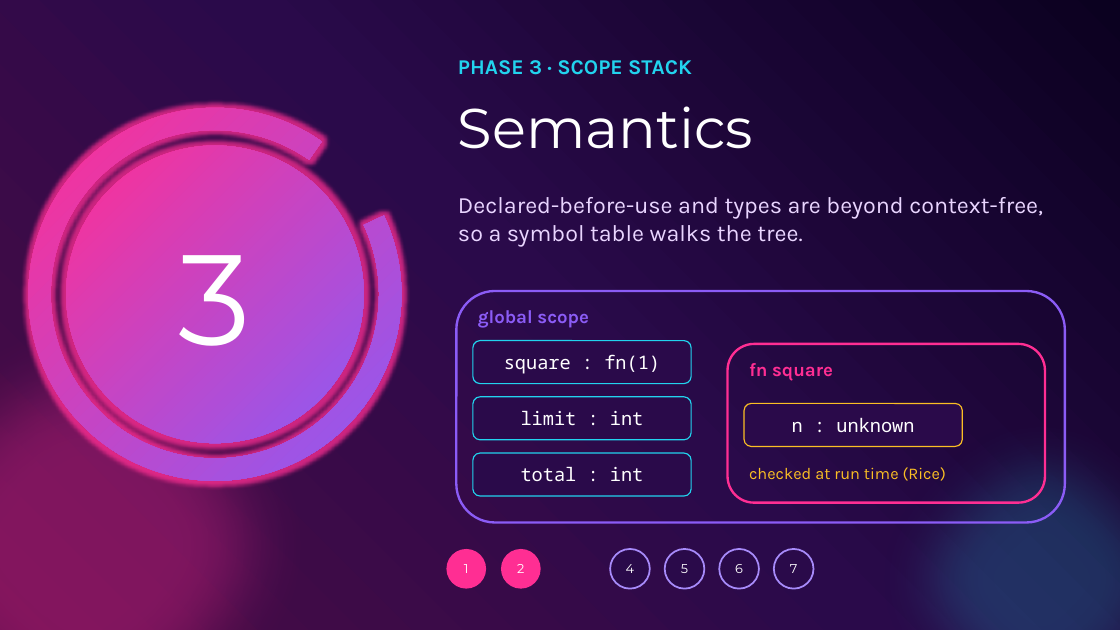
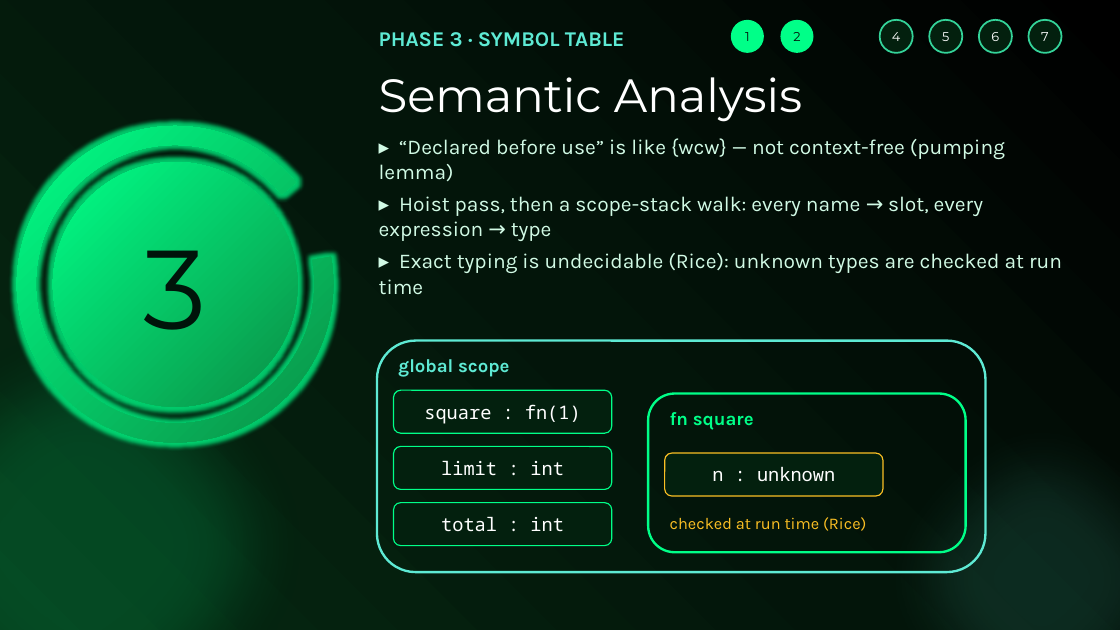
Before and after one commit to OrangeSorbet/Ouroboros, a slide deck: slide 11 of docs/Ouroboros_TOC_Endsem.pptx (slide 6 before the commit). Drawn at 1120x630 pixels with LibreOffice and Linux fonts; fonts in the diff are those of the drawing. Boxes give left, top, right and bottom in pixels: in the first picture for what was removed or moved away, otherwise in the second. Text is boxed around its words. In the diff, an @@ line names an element or a change of style, - is before the commit and + after.

```diff
--- a/docs/Ouroboros_TOC_Endsem.pptx
+++ b/docs/Ouroboros_TOC_Endsem.pptx
@@ background gradient #0B0120 to #2A0A4A to #4C0B45 to gradient #000000 to #03150A to #062A12 @@
@@ ellipse "1" resized from (x1=446, y1=549, x2=486, y2=589) to (x1=731, y1=20, x2=764, y2=53) @@
@@ ellipse "1" at (x1=731, y1=20, x2=764, y2=53): text colour #FFFFFF to #00140A; fill #FF2E93 to #00FF88 @@
@@ ellipse "2" at (x1=781, y1=20, x2=813, y2=53): text colour #FFFFFF to #00140A; fill #FF2E93 to #00FF88 @@
@@ ellipse "2" resized from (x1=501, y1=549, x2=540, y2=589) to (x1=781, y1=20, x2=813, y2=53) @@
@@ ellipse "4" resized from (x1=610, y1=549, x2=649, y2=589) to (x1=880, y1=20, x2=912, y2=53) @@
@@ ellipse "5" resized from (x1=665, y1=549, x2=704, y2=589) to (x1=929, y1=20, x2=962, y2=53) @@
@@ ellipse "6" resized from (x1=719, y1=549, x2=759, y2=589) to (x1=979, y1=20, x2=1012, y2=53) @@
@@ fill #2A0A4A to #03200E; outline #A78BFA 1.5 pt to #34D399 1.5 pt in 4 elements at (x1=880, y1=20, x2=912, y2=53), (x1=929, y1=20, x2=962, y2=53), (x1=979, y1=20, x2=1012, y2=53), (x1=1028, y1=20, x2=1061, y2=53) @@
@@ ellipse "7" resized from (x1=774, y1=549, x2=813, y2=589) to (x1=1028, y1=20, x2=1061, y2=53) @@
@@ text added at (x1=379, y1=32, x2=625, y2=47), 18 pt, text #5EEAD4, bold @@
+PHASE 3 · SYMBOL TABLE
@@ text added at (x1=379, y1=77, x2=802, y2=122), 40 pt, text #FFFFFF @@
+Semantic Analysis
@@ text removed at (x1=458, y1=60, x2=692, y2=75) @@
-PHASE 3 · SCOPE STACK
@@ text removed at (x1=458, y1=106, x2=753, y2=149) @@
-Semantics
@@ arch (boxed as its full ring) resized from (x1=29, y1=108, x2=402, y2=481) to (x1=17, y1=126, x2=334, y2=443) @@
@@ arch (boxed as its full ring) at (x1=17, y1=126, x2=334, y2=443): fill gradient #FF2E93 to #8B5CF6 to gradient #00FF88 to #0B8F45; proportions changed @@
@@ text added at (x1=379, y1=138, x2=1062, y2=295), 18 pt, text #D1FAE5 @@
+▸ “Declared before use” is like {wcw} — not context-free (pumping lemma)
+▸ Hoist pass, then a scope-stack walk: every name → slot, every expression → type
+▸ Exact typing is undecidable (Rice): unknown types are checked at run time
@@ ellipse "3" resized from (x1=66, y1=145, x2=364, y2=443) to (x1=53, y1=162, x2=297, y2=407) @@
@@ ellipse "3" at (x1=53, y1=162, x2=297, y2=407): size 110 to 96 pt, text colour #FFFFFF to #00140A; fill gradient #FF2E93 to #8B5CF6 to gradient #00FF88 to #0B8F45 @@
@@ text removed at (x1=458, y1=197, x2=1043, y2=247) @@
-Declared-before-use and types are beyond context-free, so a symbol table walks the tree.
@@ ellipse at (x1=0, y1=297, x2=331, y2=630): fill #FF2E93 at 32% opacity to #00FF88 at 16% opacity @@
@@ rounded rectangle at (x1=377, y1=341, x2=986, y2=573): outline #8B5CF6 2 pt to #5EEAD4 2 pt @@
@@ text "global scope" at (x1=398, y1=359, x2=509, y2=377): text colour #8B5CF6 to #5EEAD4 @@
@@ 6 rounded rectangles, 3 texts moved together from (x1=456, y1=291, x2=1065, y2=523) to (x1=377, y1=341, x2=986, y2=573) @@
@@ rounded rectangle at (x1=649, y1=394, x2=966, y2=553): outline #FF2E93 2 pt to #00FF88 2 pt @@
@@ text "fn square" at (x1=670, y1=412, x2=754, y2=430): text colour #FF2E93 to #00FF88 @@
@@ ellipse at (x1=860, y1=397, x2=1120, y2=630): fill #22D3EE at 20% opacity to #5EEAD4 at 12% opacity @@
@@ rounded rectangle "n : unknown" at (x1=665, y1=453, x2=883, y2=496): fill #2A0A4A to #03200E @@
@@ fill #2A0A4A to #03200E; outline #22D3EE 1 pt to #00FF88 1 pt in 3 elements at (x1=394, y1=446, x2=613, y2=489), (x1=394, y1=391, x2=613, y2=434), (x1=394, y1=502, x2=613, y2=545) @@
```
Also in this commit, not shown: 6 other slides changed, 11 slides added, 4 slides removed, 11 other files.
